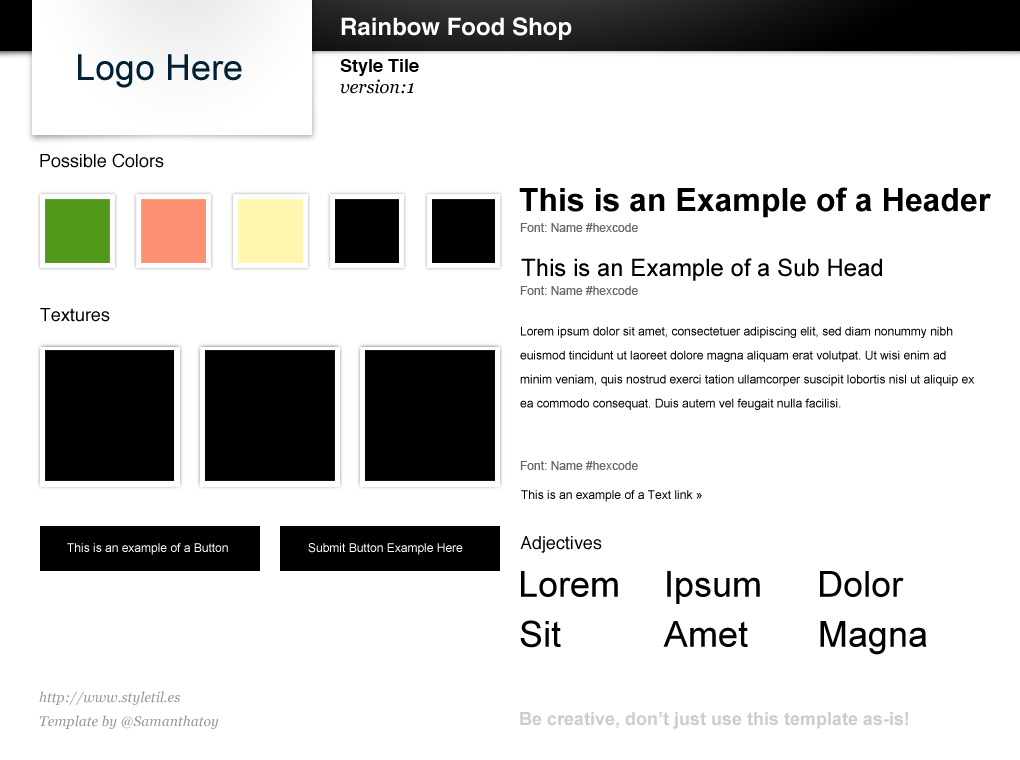
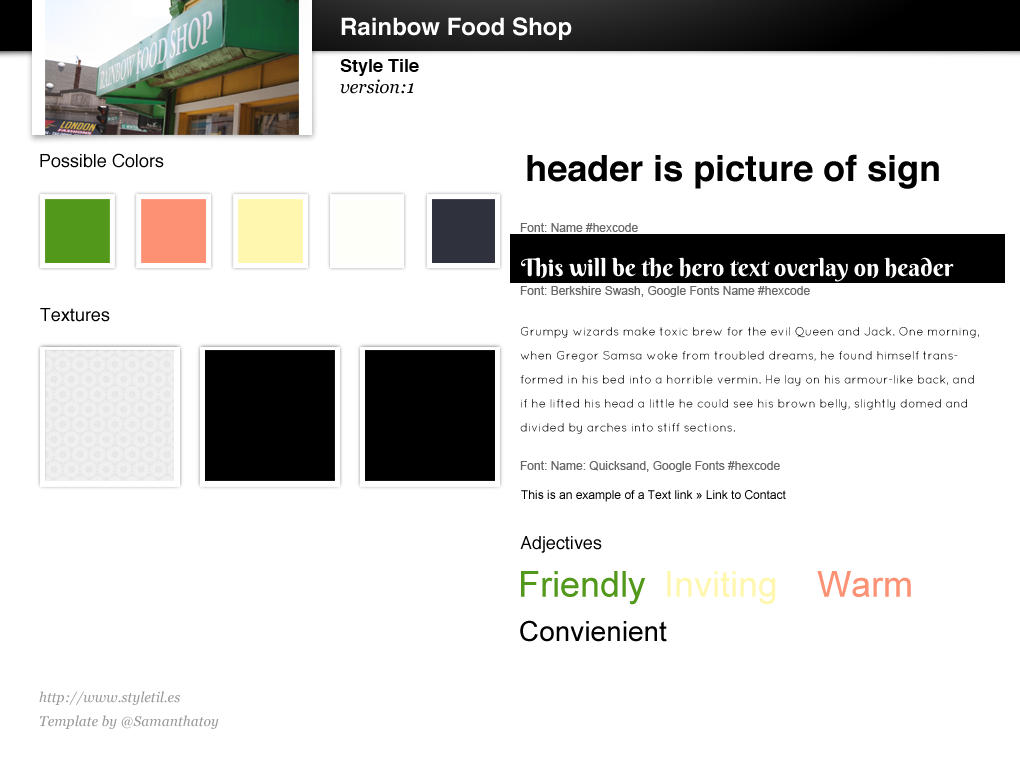
Layers edited between the first and the second 1020px x 760px image:
removed layer "Logo Here" from group "Put Logo in here" over [78, 54, 242, 88]
added layer "IMG_2531" in group "logo highlight" over [45, 0, 299, 135]
removed group "Buttons" (6 layers) over [40, 526, 500, 571]
removed group "Button" (1st of 2, in "Buttons") (2 layers) from group "Buttons" over [40, 526, 260, 571]
removed layer "Shape 1" from group "Button" over [40, 526, 260, 571]
removed group "Button" (2nd of 2, in "Buttons") (2 layers) from group "Buttons" over [280, 526, 500, 571]
removed layer "Shape 1 copy" from group "Button" over [280, 526, 500, 571]
removed layer "Magna" from group "Designers Notes & adjectives" over [820, 621, 927, 655]
renamed "Ipsum" to "Inviting", painted on it over [667, 571, 776, 605]
renamed "Sit" to "Convienient", painted on it over [520, 620, 667, 648]
renamed "Dolor" to "Warm", painted on it over [817, 571, 911, 597]
renamed "Lorem" to "Friendly", painted on it over [521, 571, 646, 605]
renamed "Lorem ipsum dolor sit amet, consectetuer adipiscing elit, sed d" to "Grumpy wizards make toxic brew for the evil Queen and Jack. One", painted on it over [520, 326, 979, 434]
renamed "Font: Name #hexcode" to "Font: Berkshire Swash, Google Fonts Name #hexcode", painted on it over [552, 286, 810, 297]
renamed "This is an Example of a Sub Head" to "This will be the hero text overlay on header", painted on it over [521, 257, 954, 282]
removed layer "This is an Example of a Header" from group "typography" over [519, 187, 991, 218]
added layer "Shape 2" in group "typography" over [510, 234, 1005, 283]
added layer "header is picture of sign" above "Pattern / Textures" over [527, 154, 939, 189]
added layer "pineapplecut" in group "Pattern copy 5" over [45, 350, 174, 481]
removed layer "Be creative, don’t just use this template as-is!" from group "Background" over [520, 712, 908, 729]
…and 5 more changes (2 painted, 3 removed, 2 renamed)
